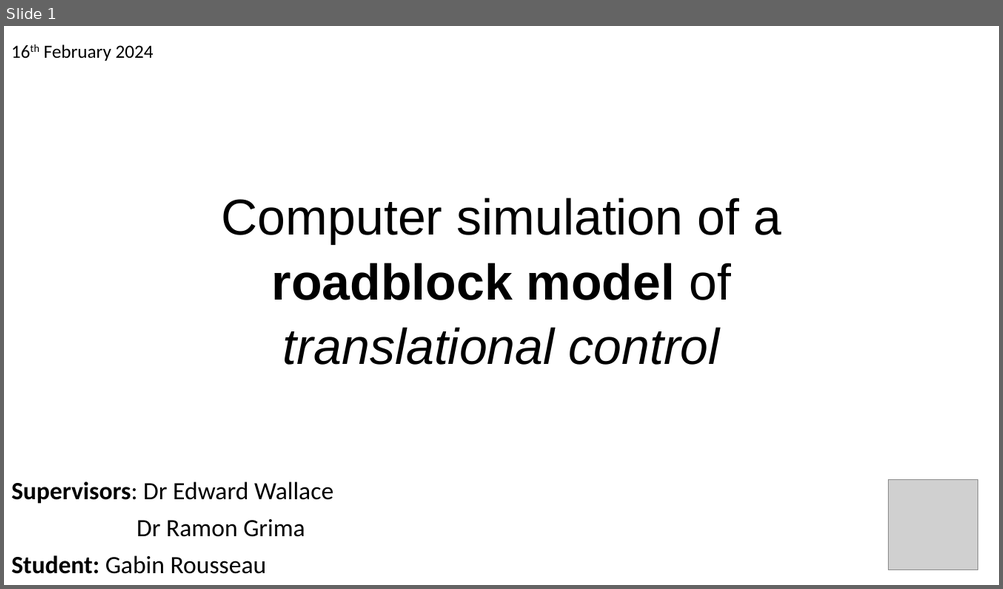
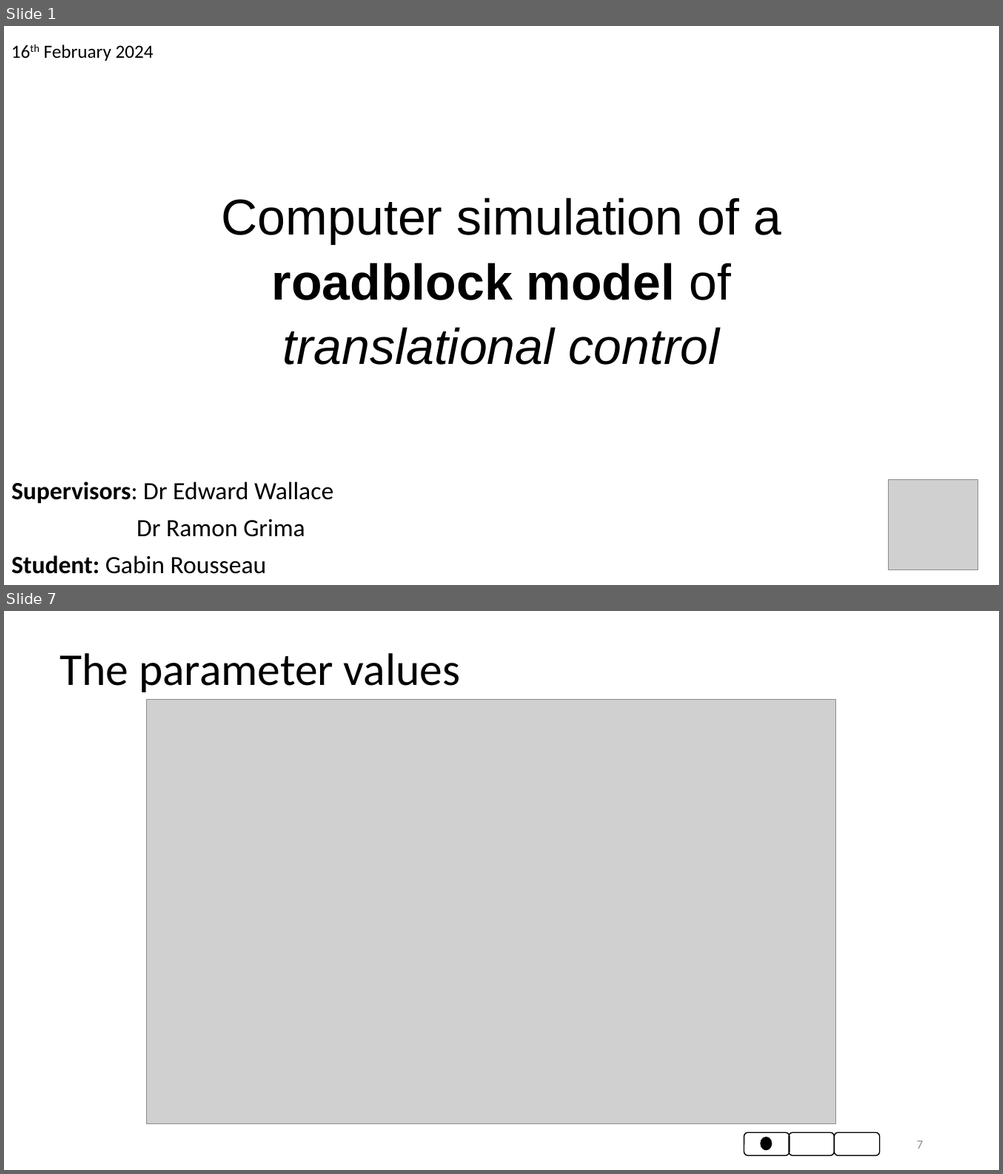
Before and after one commit to gabin-rousseau/roadblock_project, a slide deck: slides/gabinpractice_220224.pptx. Shown one above the other, each under a label of ours: slide 1 before the commit, slides 1 and 7 after it; the slides between them are not shown. The pictures are 1003x589 and 1003x1174 pixels, drawn with LibreOffice and Linux fonts; fonts in the diff are those of the drawing; grey boxes stand for pictures. Boxes give left, top, right and bottom in pixels: in the first picture for what was removed or moved away, otherwise in the second. Text is boxed around its words. In the diff, an @@ line names an element or a change of style, - is before the commit and + after.

```diff
--- a/slides/gabinpractice_220224.pptx
+++ b/slides/gabinpractice_220224.pptx
@@ slide 7 added at [4, 611, 999, 1170], background #FFFFFF @@
@@ title added at [60, 653, 461, 692], 44 pt, text #000000 @@
+The parameter values
@@ picture added at [147, 699, 835, 1125] @@
@@ rounded rectangle added at [744, 1133, 790, 1156], outline #000000 1 pt @@
@@ ellipse added at [760, 1137, 771, 1150], fill #000000 @@
@@ rounded rectangle added at [789, 1133, 834, 1156], outline #000000 1 pt @@
@@ rounded rectangle added at [834, 1133, 879, 1156], outline #000000 1 pt @@
@@ page number added at [916, 1141, 922, 1149], 12 pt, text #8C8C8C @@
+7
```
Also in this commit, not shown: 3 slides changed, 3 other slides added, 1 slide removed.
